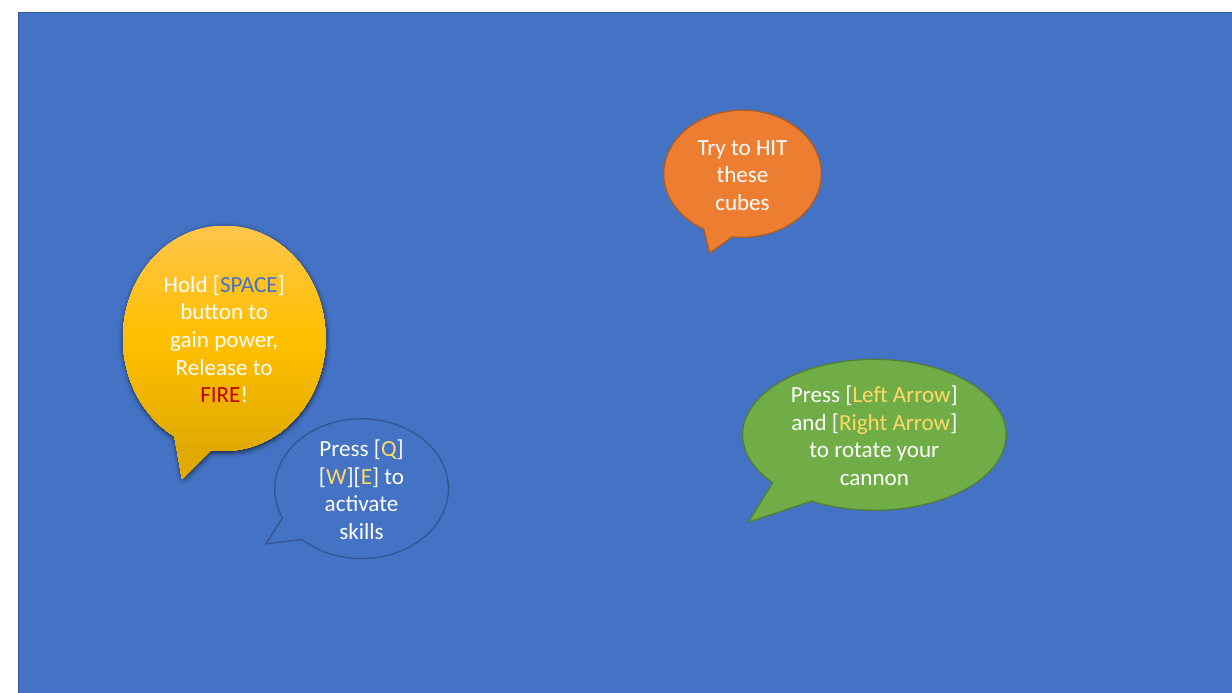
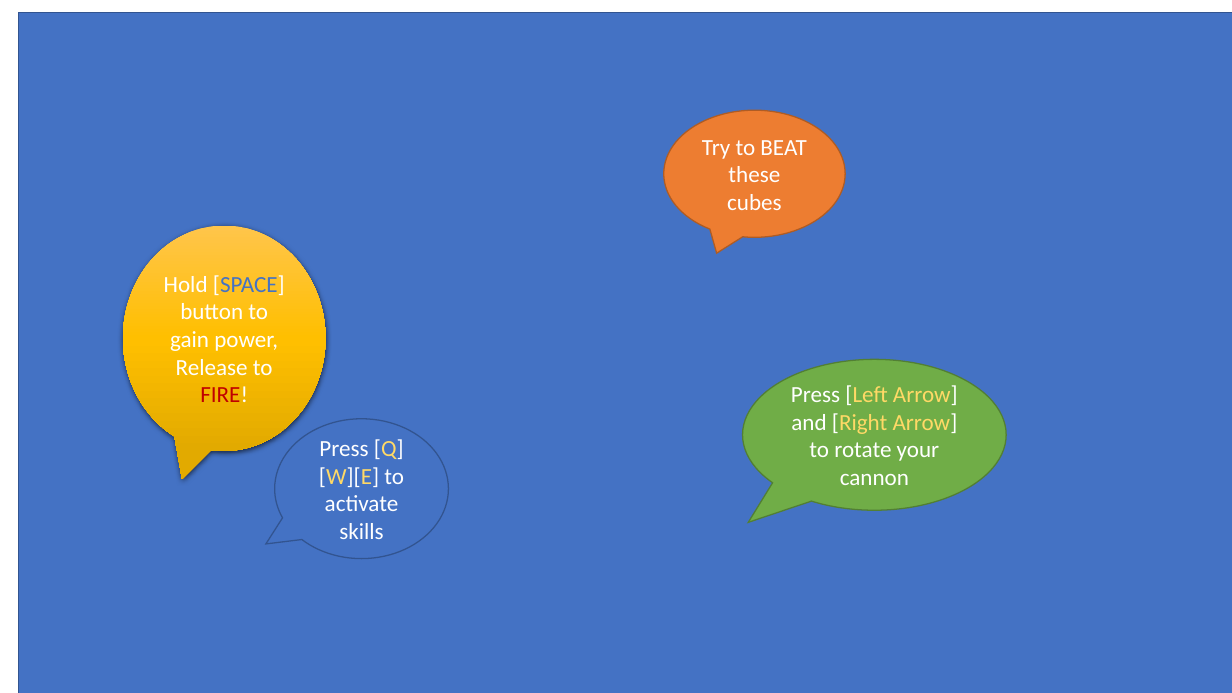
Before and after one commit to dyzsunson/RabbitCatchIt_VR, a slide deck: slide 1 of Document/Rabbit_Tutorial.pptx. Drawn at 1232x693 pixels with LibreOffice and Linux fonts; fonts in the diff are those of the drawing; background and template pictures are left out. Boxes give left, top, right and bottom in pixels: in the first picture for what was removed or moved away, otherwise in the second. Text is boxed around its words. In the diff, an @@ line names an element or a change of style, - is before the commit and + after.

```diff
--- a/Document/Rabbit_Tutorial.pptx
+++ b/Document/Rabbit_Tutorial.pptx
@@ speech bubble "Try to BEAT these cubes" resized from (x1=664, y1=110, x2=822, y2=238) to (x1=664, y1=110, x2=845, y2=238) @@
@@ text in speech bubble at (x1=702, y1=140, x2=806, y2=210): text changed @@
-Try to HIT these cubes
+Try to BEAT these cubes
```
Also in this commit, not shown: 1 slide added, 31 other files.
